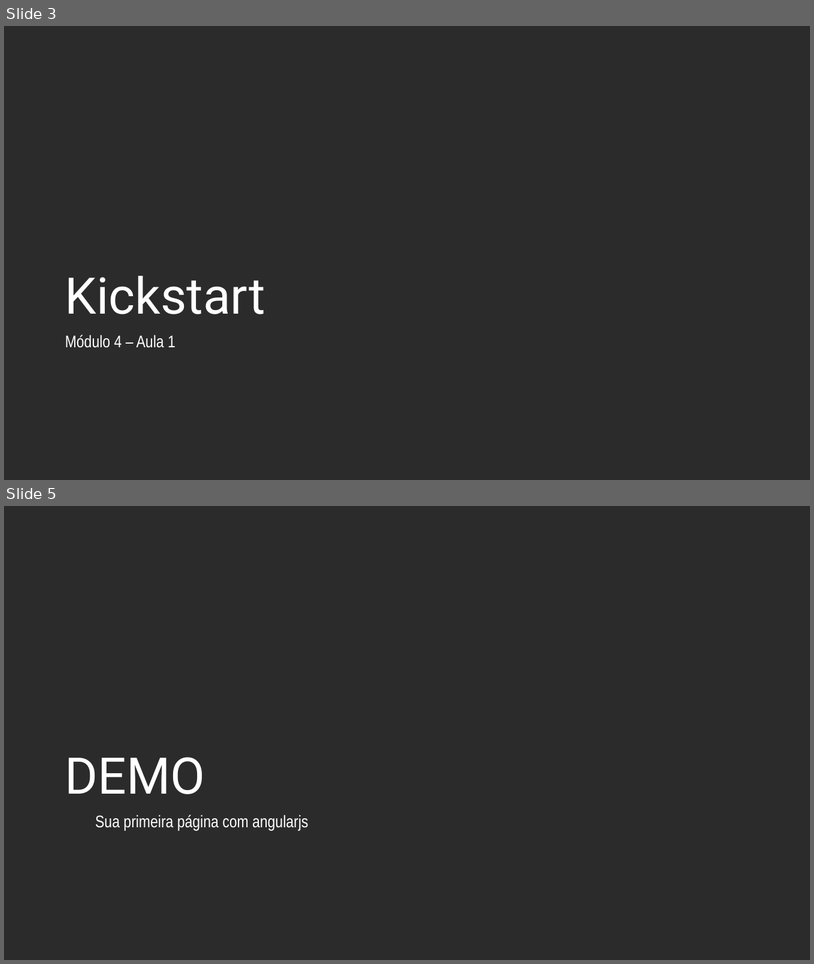
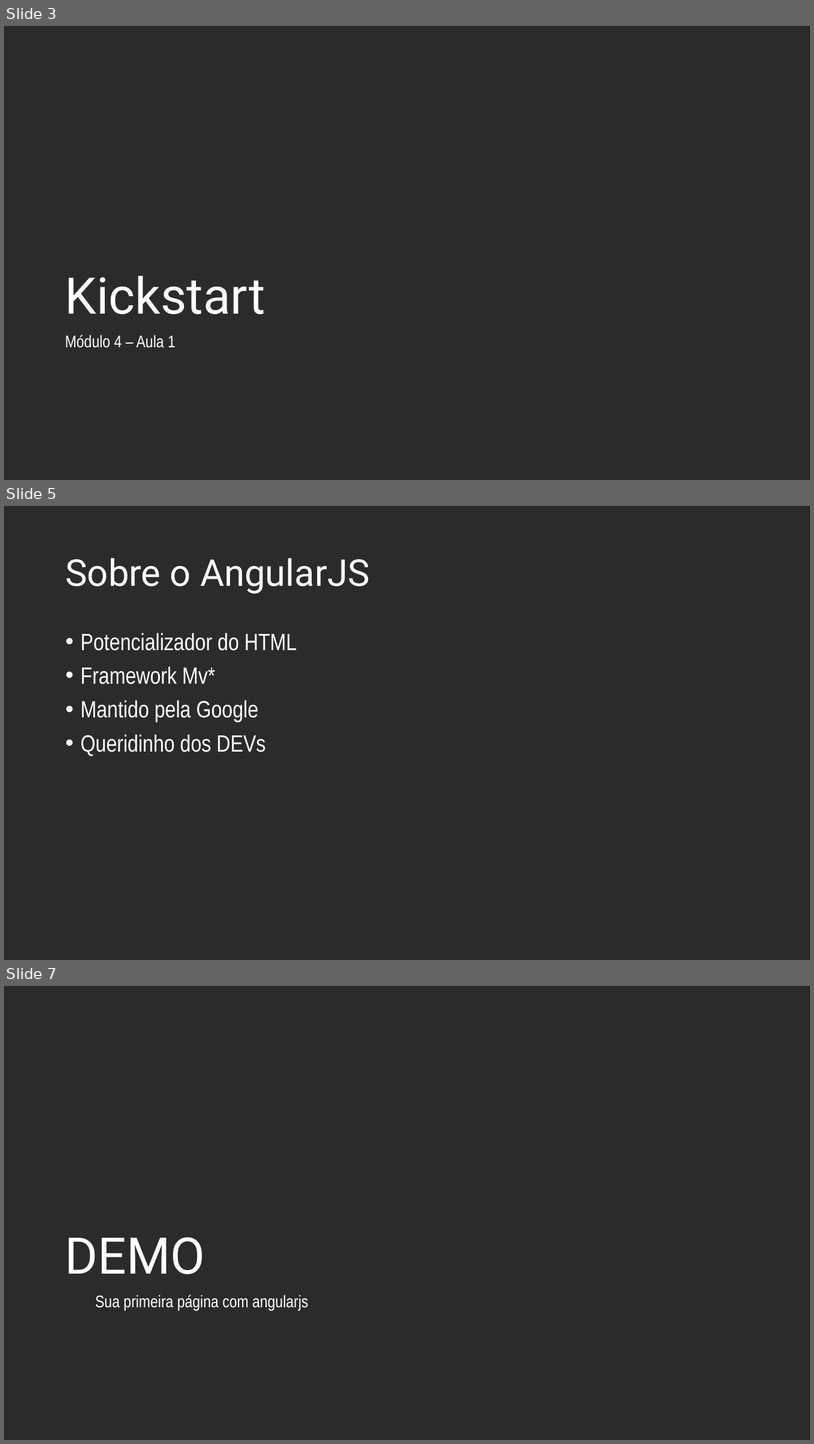
Before and after one commit to andrebaltieri/5485, a slide deck: ppts/Modulo 4/5485 - M04A01.pptx. Shown one above the other, each under a label of ours: slides 3 and 5 before the commit, slides 3, 5 and 7 after it; the slides between them are not shown. The pictures are 814x964 and 814x1444 pixels, drawn with LibreOffice and Linux fonts; fonts in the diff are those of the drawing; background and template pictures are left out; a plain dark background stands for a picture behind light text. Boxes give left, top, right and bottom in pixels: in the first picture for what was removed or moved away, otherwise in the second. Text is boxed around its words. In the diff, an @@ line names an element or a change of style, - is before the commit and + after.

```diff
--- a/ppts/Modulo 4/5485 - M04A01.pptx
+++ b/ppts/Modulo 4/5485 - M04A01.pptx
@@ slide 5 added at <box>4,506,810,960</box>, background picture (left out) @@
@@ title added at <box>65,558,369,594</box>, 44 pt, text #FFFFFF @@
+Sobre o AngularJS
@@ text added at <box>81,633,297,756</box>, 28 pt, text #FFFFFF @@
+• Potencializador do HTML
+• Framework Mv*
+• Mantido pela Google
+• Queridinho dos DEVs
@@ what was slide 5 is now slide 7 @@
```
Also in this commit, not shown: 2 slides changed, 12 other slides added, 2 slides removed, 6 other files.
